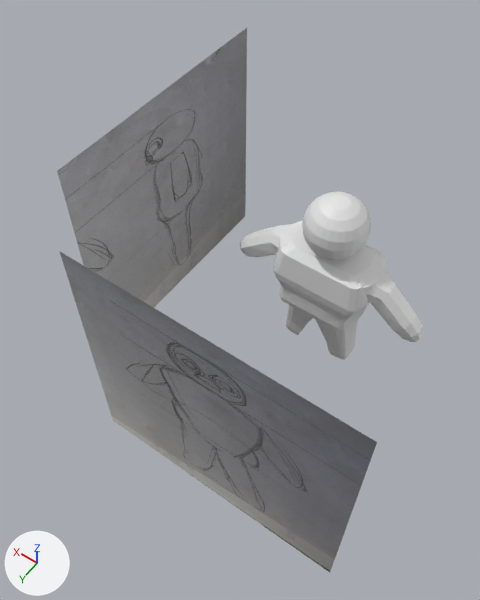
Two versions of the Blender file Assets/Models/Profesor/Profesor.blend, one commit apart.
Before and after are seen from a 50 mm camera at (-4.48, 10.09, 12.96) aimed at (1.55, 1.65, -0.31). Lighting does not change. The marker at lower left points along +X, +Y and +Z. The first picture is the older version.

In view in the first picture: 'Cabeza', 'Plano', 'Plano.001', 'Profesor'.
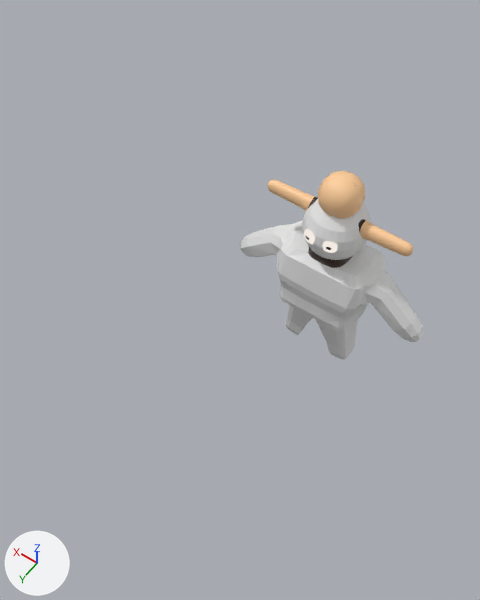
Changed parts and their boxes (x1, y1, x2, y2) in the pictures (480 x 600 px):
'Plano', hidden
    before: (59, 251, 377, 572)
'Plano.001', hidden
    before: (57, 28, 247, 308)
'Cuerpo', shown (beige)
    after: (268, 171, 413, 268)
'Ojos.001', added
    after: (304, 229, 338, 253)
    faces in mat_ojos_001: (304, 229, 338, 253)

Edits to the bpy script that builds the scene:
```text
Add img_ojostexturas_png_001:
    img_ojostexturas_png_001 = load_image('OjosTexturas.png.001', '../Characters/OjosTexturas.png', 1024, 1024, 'sRGB')
Add mat_ojos_001:
    mat_ojos_001 = bpy.data.materials.new('Ojos.001')
    mat_ojos_001.use_nodes = True; mat_ojos_001.node_tree.nodes.clear()
    _N = mat_ojos_001.node_tree.nodes; _L = mat_ojos_001.node_tree.links
    n0 = _N.new('ShaderNodeOutputMaterial'); n0.name = 'Material Output'
    n1 = _N.new('ShaderNodeValToRGB'); n1.name = 'Rampa de color'
    n1.color_ramp.interpolation = 'CONSTANT'
    while len(n1.color_ramp.elements) > 1: n1.color_ramp.elements.remove(n1.color_ramp.elements[-1])
    n1.color_ramp.elements[0].position = 0.0; n1.color_ramp.elements[0].color = (0.228, 0.212, 0.197, 1.0)
    _e = n1.color_ramp.elements.new(0.0773); _e.color = (0.89, 0.823, 0.763, 1.0)
    n1.inputs[0].default_value = 0.7  # 'Factor'
    _L.new(n1.outputs[0], n0.inputs[0])  # 'Color' to 'Surface'
Add mat_texturaojos_001:
    mat_texturaojos_001 = principled_material('TexturaOjos.001')
    mat_texturaojos_001.texture = img_ojostexturas_png_001
Add me_cubo_002:
    me_cubo_002.from_pydata(...)  # 148 vertices, 144 faces; spans x -0.119..0.504, y -0.056..0.117, z -0.117..0.114
    me_cubo_002.polygons.foreach_set('use_smooth', [True] * 144)
    # faces by material slot: [120, 24]
    me_cubo_002.materials.append(mat_ojos_001)
    me_cubo_002.materials.append(mat_texturaojos_001)  # picture img_ojostexturas_png_001
Change ob_cuerpo:
    remove ob_cuerpo.hide_set(True)
Change ob_plano:
    add ob_plano.hide_set(True)
Change ob_plano_001:
    add ob_plano_001.hide_set(True)
Add ob_ojos_001:
    ob_ojos_001 = bpy.data.objects.new('Ojos.001', me_cubo_002)
    ob_ojos_001.parent = ob_profesor
    ob_ojos_001.location = (-0.246, 0.739, 1.986)
    ob_ojos_001.rotation_euler = (3.142, 0.0, 0.0)  # degrees (180, 0, 0)
    ob_ojos_001.scale = (1.39, 1.39, 1.39)
```
